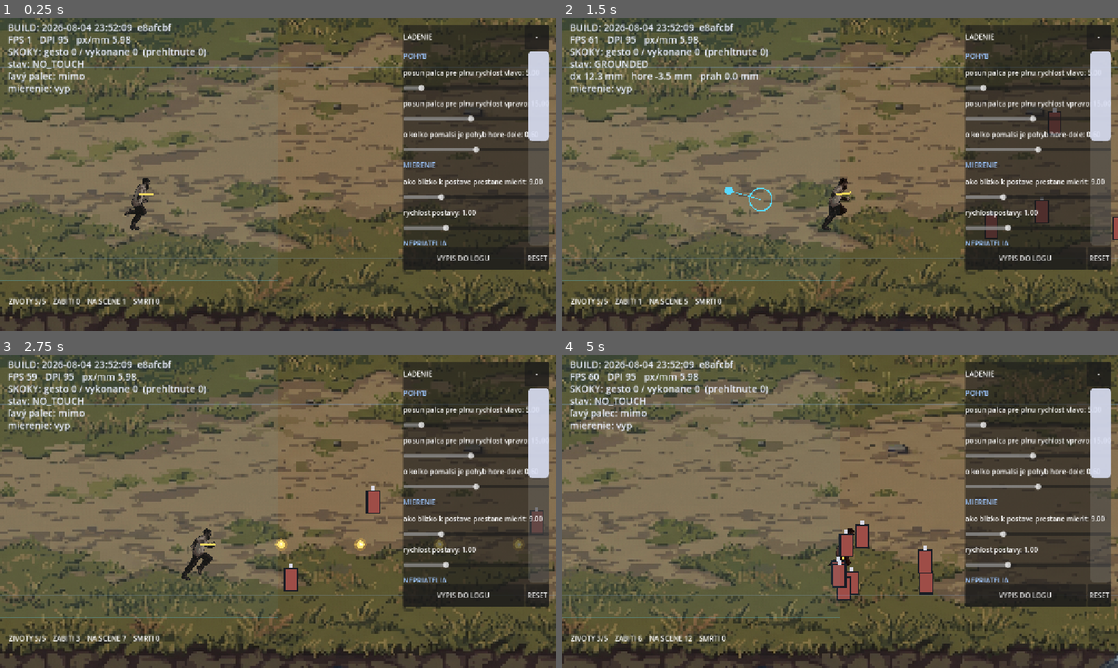
Above: before the commit, frames 1-4 (two rows, left to right).
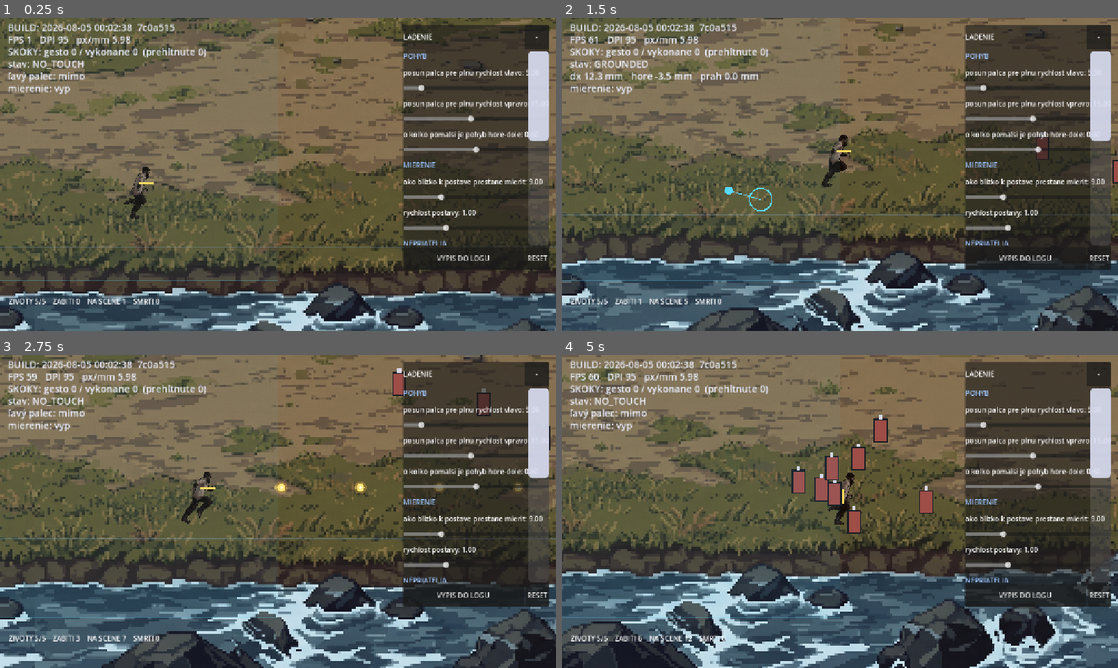
Above: after the commit, the same moments.

Repository: belispav/slavs
Game: Godot game, scene res://scenes/main.tscn
Same seed, same stepped clock (60 frames per second), same inputs: the game is played once before the commit and once after it.
Inputs (mouse positions are in pixels of both pictures, inside the frame that each line leads up to):
- Up to frame 1 (0.25 s): no input
- Up to frame 2 (1.5 s): tap Enter (ui_accept) at 0.5, 0.77 s; move the mouse to (962, 158) at 0.52 s; hold D 0.53-1.25 s; hold Space 0.53-1.25 s; click (962, 158) at 0.67 s; drag from (728, 190) to (823, 218) at 1.27 s
- Up to frame 3 (2.75 s): move the mouse to (333, 442) at 2.02 s; hold A from 2.03 s (still down); hold L from 2.03 s (still down)
- Up to frame 4 (5 s): release A at 2.75 s; release L at 2.75 s; drag from (812, 574) to (1012, 545) at 2.77 s; move the mouse to (1006, 558) at 3.52 s; hold D 3.53-4.25 s; hold K 3.53-4.25 s; tap Enter (ui_accept) at 3.77 s; drag from (673, 464) to (845, 605) at 4.27 s

The runs differ from the first frame. In frame 1, 44% of the frame differs, in the area x 0-100%, y 0-100%; in frame 2, 57%; in frame 3, 61%; in frame 4, 65%.

Commit message:
Scroll the camera vertically after all, and draw the shot before arguing about it
Pavel's original idea was right and I talked him out of it with arithmetic. The
palisade and the river do not have to be on screen together. The camera follows
the character up and down, so walking to the back of the field brings the
palisade into view at full height and walking to the water brings the water -
and the whole 640 rows of grass stay playable instead of being cut to 440 to
make room for two slivers that were too thin to read anyway.

The deeper problem was the method. Five rounds of framing were argued in
numbers, each one making it worse, because a number cannot say whether the water
is on screen and I never looked. preview_framing.py composites the real
background, the real sprite and the real camera arithmetic into pictures of the
finished shot, reading its constants out of main.gd so it cannot drift. It took
minutes to write and settled the question immediately.

Standing rule from here: produce the picture, agree on it, then build.

Diff:
--- a/volya/scripts/build_stamp.gd
+++ b/volya/scripts/build_stamp.gd
@@ -5,4 +5,4 @@
 ##
 ## ZAMERNE tu NIE JE class_name: globalne nazvy tried su v cache, ktoru
 ## headless export neobnovuje, a export by na tom padol.
-const STAMP := "2026-08-04 23:52:09  e8afcbf"
+const STAMP := "2026-08-05 00:02:38  7c0a515"
--- a/volya/scripts/main.gd
+++ b/volya/scripts/main.gd
@@ -32,24 +32,22 @@
 ## The playable field is taken from these, not the other way round. Deciding the
 ## field in screen fractions and then hoping the picture agreed was what made
 ## the earlier attempts feel wrong - the character could walk into the river.
-## Rows of env_02 the character's FEET may stand on.
-##
-## Measured: palisade ends around row 600, grass runs to about 1252, water below
-## that. The grass is 652 rows and the screen is 720, which is the whole
-## difficulty - a 720 row window has only 68 rows to spend on everything that is
-## not grass, and the character alone needs 130 of them above the band or its
-## head leaves the screen.
-##
-## So the band is deliberately shorter than the grass. The rows above it are
-## where the character's upper body goes; the rows below it carry the bank and
-## the water.
-const BG_WALK_TOP := 720.0
-const BG_WALK_BOTTOM := 1160.0
-
-## Rows kept in view above the top of the band. Has to clear a standing
-## character - 130 units of drawing above its feet - or walking to the back of
-## the field cuts it in half.
-const BG_MARGIN_TOP := 140.0
+## Rows of env_02 the character's FEET may stand on: the open grass, all of it.
+##
+## Measured: palisade ends around row 600, grass runs to about 1240, water from
+## about 1252.
+##
+## Earlier versions cut the band down to leave room on screen for the palisade
+## above and the river below at the same time. That cannot work here - the grass
+## alone is 640 rows against a 720 row screen, so both boundaries and the
+## character's head have to share 80 rows, and all three come out as slivers.
+##
+## They do not have to be on screen at the same time. The camera follows the
+## character up and down, so walking to the back of the field brings the
+## palisade into view and walking to the water brings the water. Each boundary
+## is seen when it matters, at full height, and the whole grass stays playable.
+const BG_WALK_TOP := 600.0
+const BG_WALK_BOTTOM := 1240.0
 
 var player            # untyped on purpose: the script is attached at runtime
 var bullets: Array = []
@@ -195,23 +193,12 @@
 		LEVEL_LEFT + 40.0, LEVEL_RIGHT - 40.0)
 
 	if Touch.config.free_movement:
-		var view: float = get_viewport_rect().size.y
-		var top: float
-		var bottom: float
-		if field_height() <= view:
-			# The field fits on screen, so the camera has nothing to follow.
-			# Framed from the top of the band, leaving room above it for the
-			# character's body; whatever is left over falls below, where the
-			# bank and the water are.
-			top = (GROUND_Y - field_height()) - BG_MARGIN_TOP
-			bottom = top + view
-		else:
-			# Taller than the screen, so the camera travels - but never past
-			# the edges of the picture, which has nothing beyond them.
-			top = background_top()
-			bottom = background_top() + background_height()
+		# The camera follows the character up and down, stopping at the edges
+		# of the picture. That is what lets the field use the whole grass while
+		# the palisade and the river are still seen at full height - each comes
+		# into view as the character walks towards it.
 		player.set_camera_limits(LEVEL_LEFT - 80.0, LEVEL_RIGHT + 80.0,
-			top, bottom)
+			background_top(), background_top() + background_height())
 	else:
 		player.set_camera_limits(LEVEL_LEFT - 80.0, LEVEL_RIGHT + 80.0,
 			player.field_top - 260.0, GROUND_Y + 200.0)
Not shown, changed: .gitignore
Not shown, added: tools/preview_framing.py
